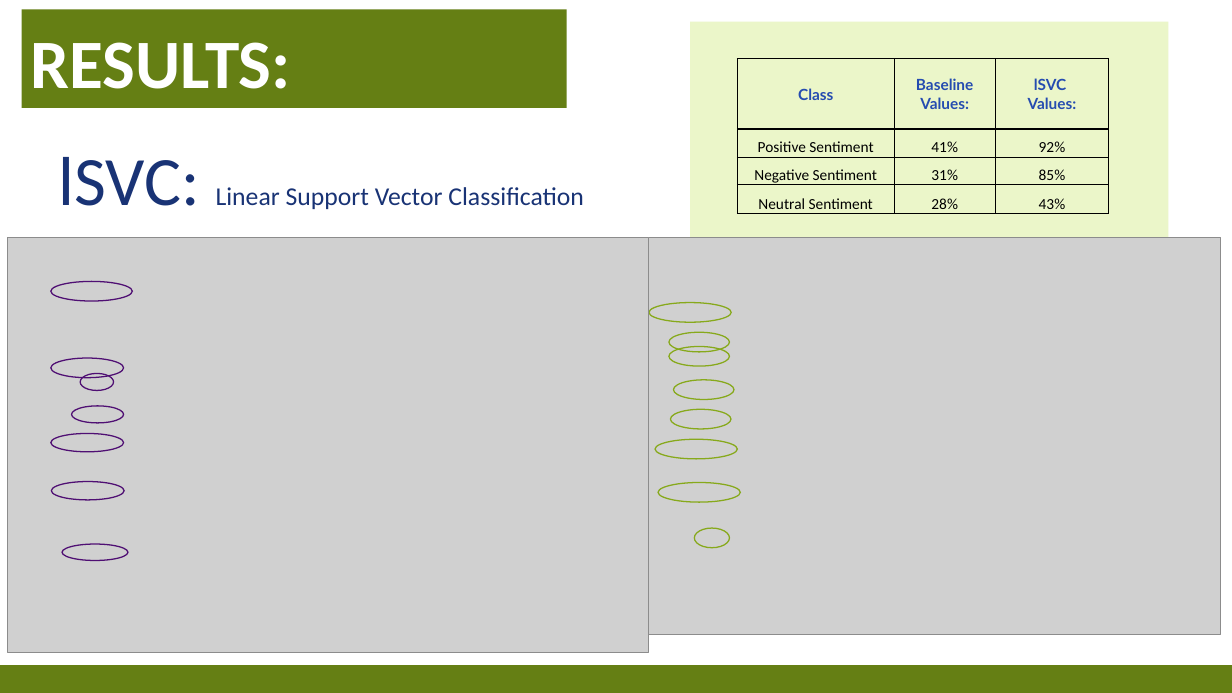
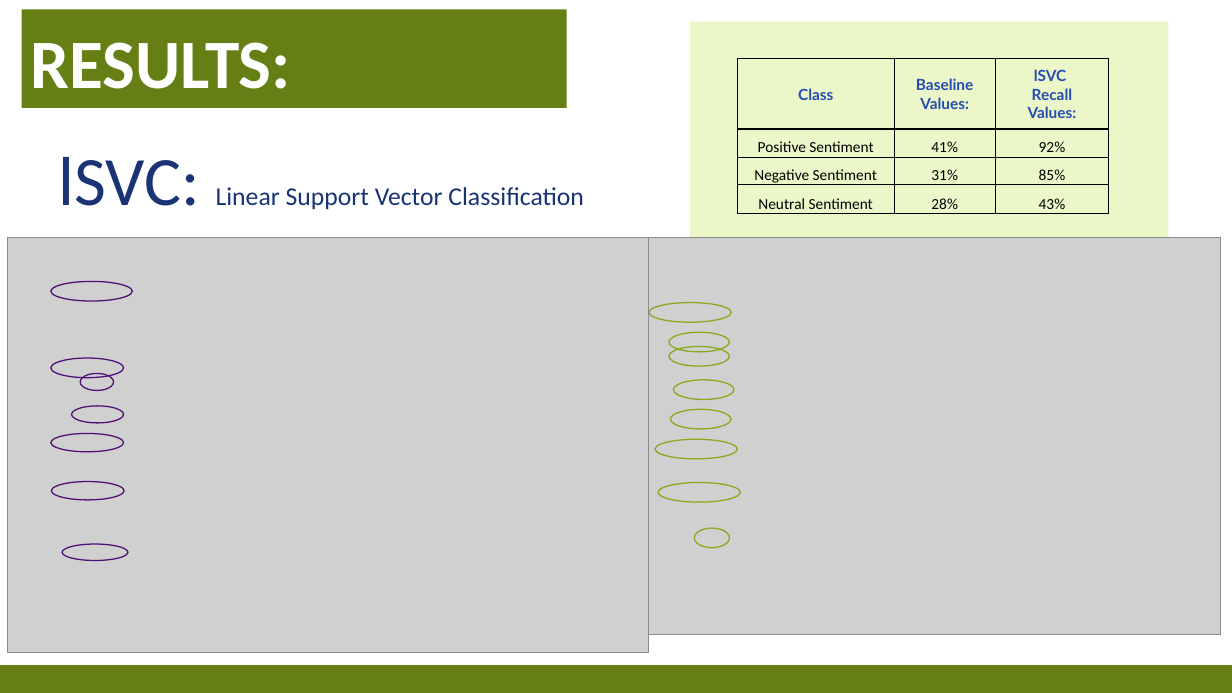
Before and after one commit to andiosika/Flatiron_Capstone, a slide deck: slide 8 of appreview.pptx. Drawn at 1232x693 pixels with LibreOffice and Linux fonts; fonts in the diff are those of the drawing; grey boxes stand for pictures. Boxes give left, top, right and bottom in pixels: in the first picture for what was removed or moved away, otherwise in the second. Text is boxed around its words. In the diff, an @@ line names an element or a change of style, - is before the commit and + after.

```diff
--- a/appreview.pptx
+++ b/appreview.pptx
@@ table at [738, 59, 1109, 218] @@
-row 1, column 3: lSVC / Values:
+row 1, column 3: lSVC / Recall / Values:
```
Also in this commit, not shown: 2 other slides changed.
